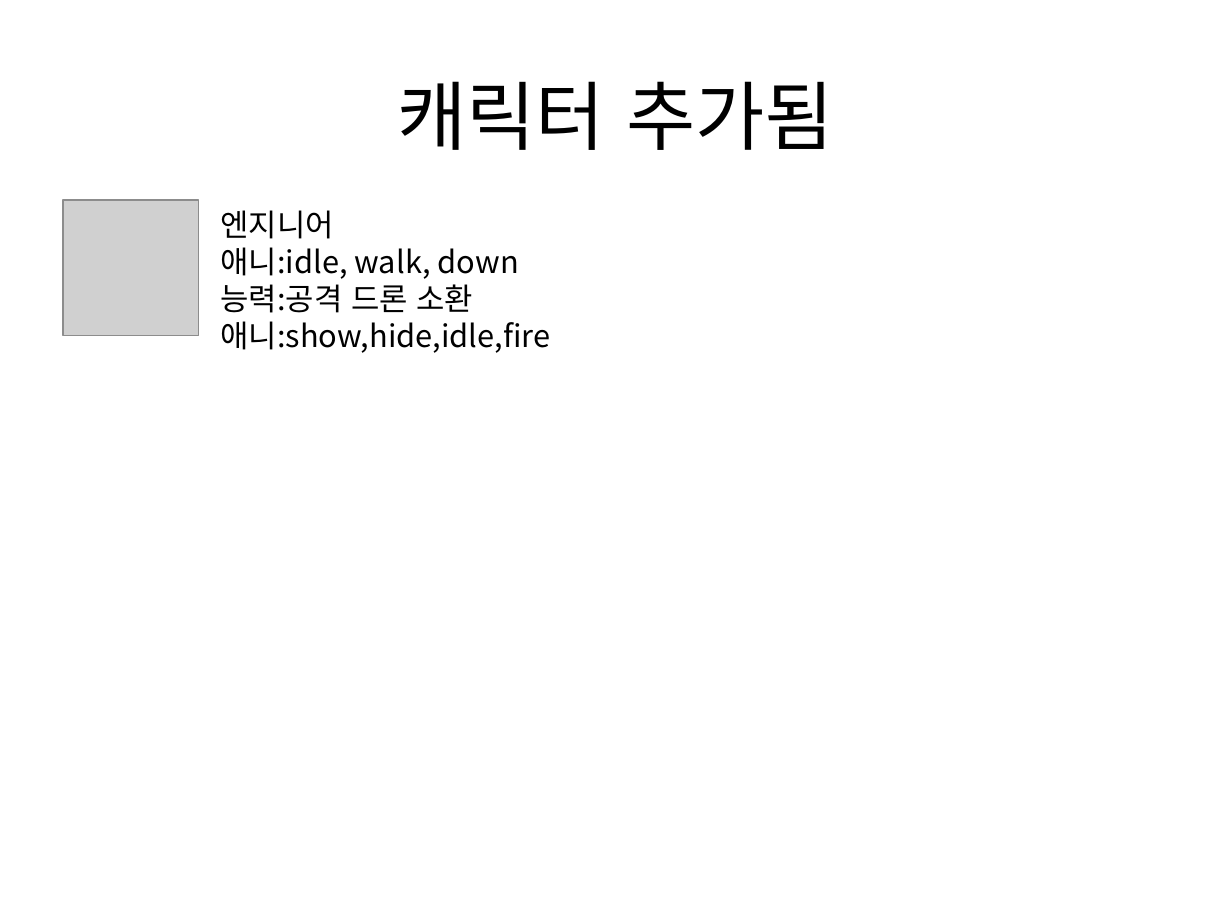
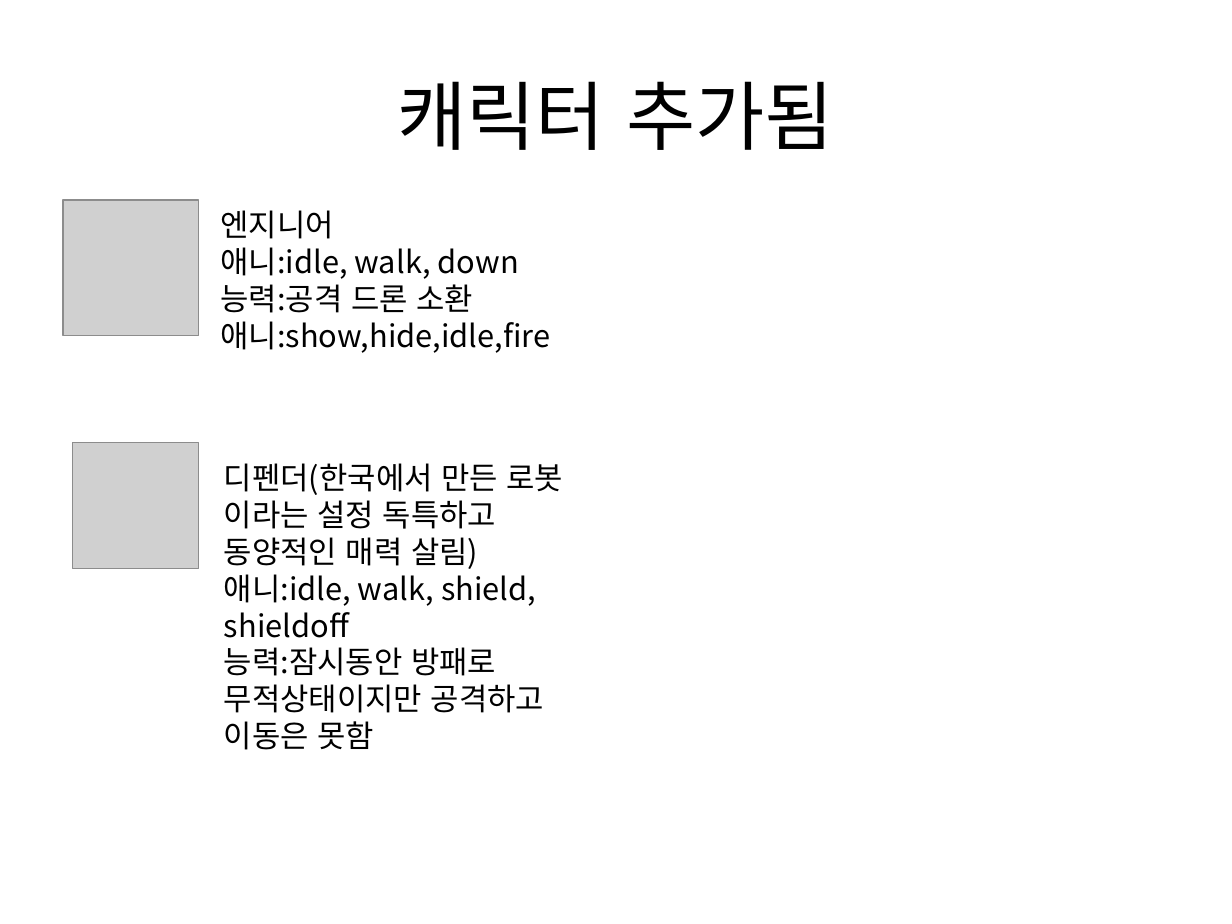
Before and after one commit to gkdlgndpdu/EscapeJail, a slide deck: slide 64 of EscapeJail/Assets/기획/스테이지1기획.pptx. Drawn at 1232x924 pixels with LibreOffice and Linux fonts; fonts in the diff are those of the drawing; grey boxes stand for pictures. Boxes give left, top, right and bottom in pixels: in the first picture for what was removed or moved away, otherwise in the second. Text is boxed around its words. In the diff, an @@ line names an element or a change of style, - is before the commit and + after.

Commit message:
디펜더 캐릭터 추가 ppt에 작성

```diff
--- a/EscapeJail/Assets/기획/스테이지1기획.pptx
+++ b/EscapeJail/Assets/기획/스테이지1기획.pptx
@@ picture added at <box>73,442,198,568</box> @@
@@ text added at <box>224,463,564,750</box>, 18 pt, text #000000 @@
+디펜더(한국에서 만든 로봇 이라는 설정 독특하고 동양적인 매력 살림)
+애니:idle, walk, shield, shieldoff
+능력:잠시동안 방패로 무적상태이지만 공격하고 이동은 못함
```
Also in this commit, not shown: 2 other files.
